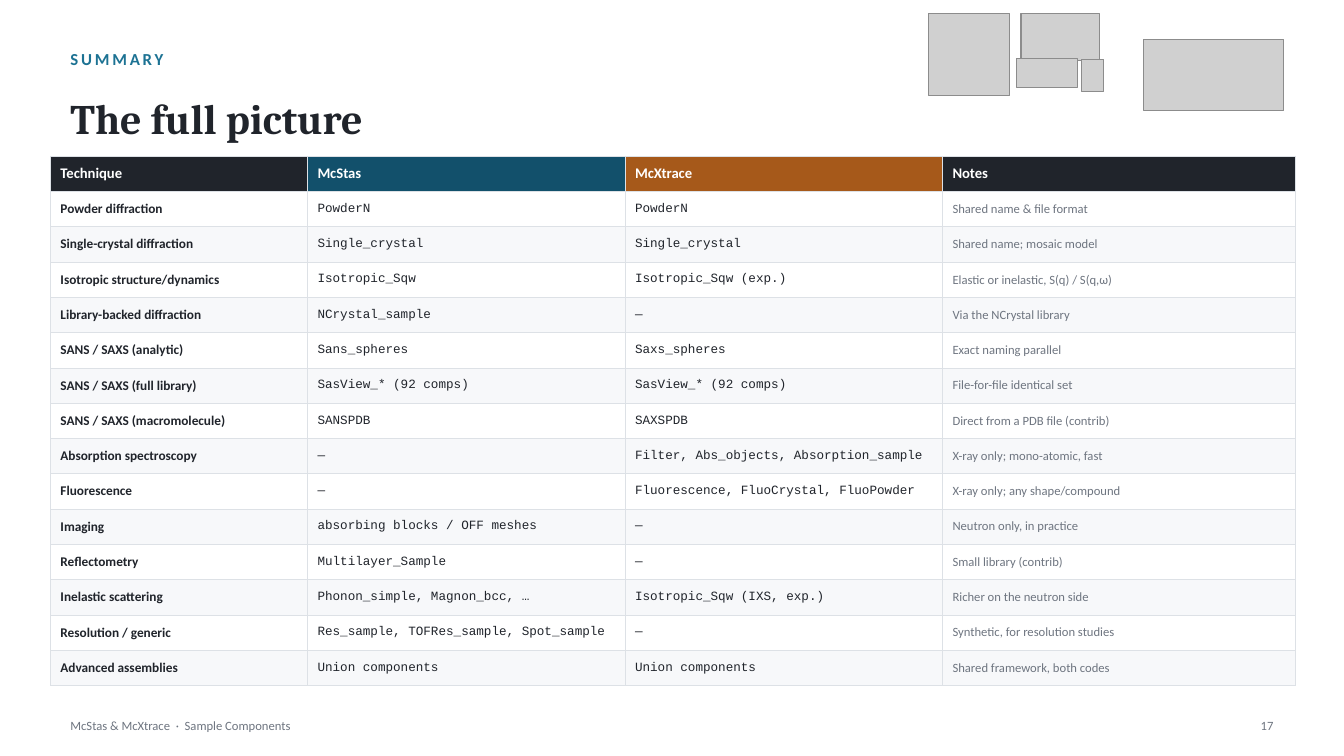
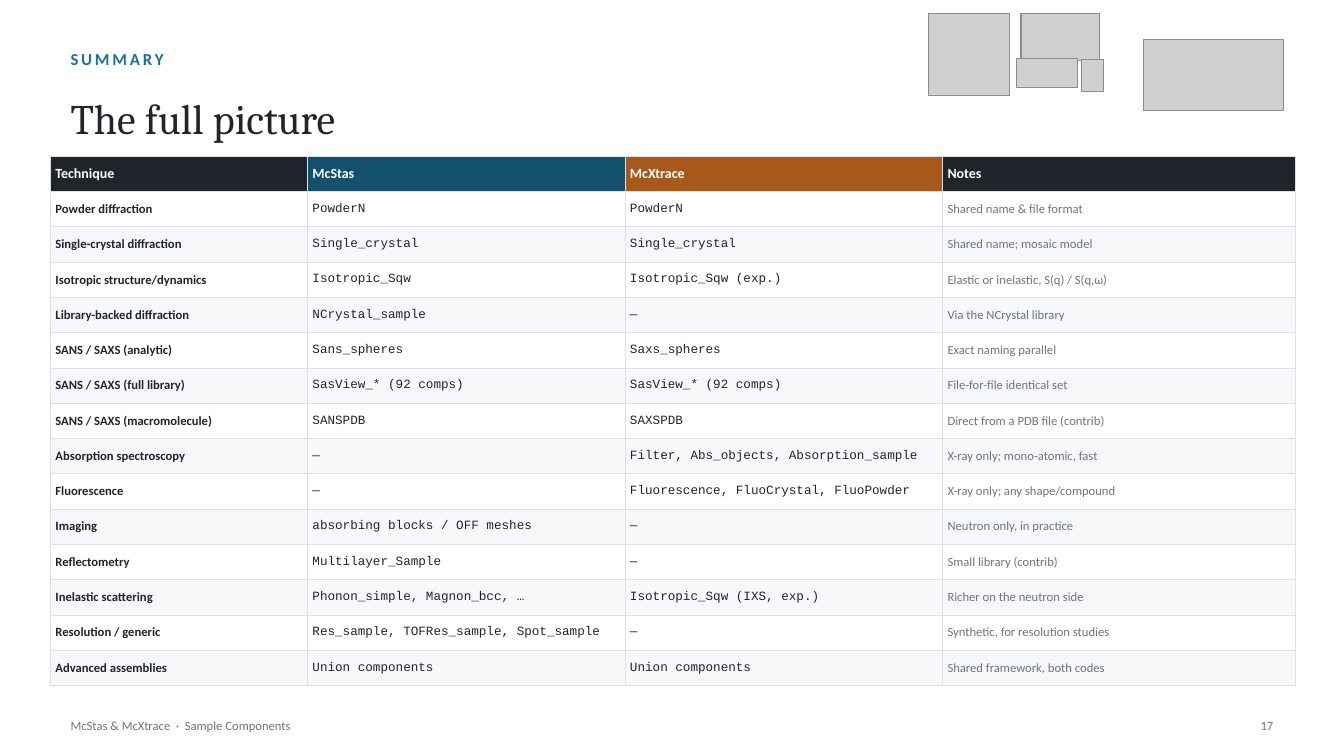
Before and after one commit to mccode-dev/PaNRAID, a slide deck: slide 18 of 23_September_Wednesday/McStas_McXtrace_Sample_Components.pptx (slide 17 before the commit). Drawn at 1344x756 pixels with LibreOffice and Linux fonts; fonts in the diff are those of the drawing; grey boxes stand for pictures. Boxes give left, top, right and bottom in pixels: in the first picture for what was removed or moved away, otherwise in the second. Text is boxed around its words. In the diff, an @@ line names an element or a change of style, - is before the commit and + after.

```diff
--- a/23_September_Wednesday/McStas_McXtrace_Sample_Components.pptx
+++ b/23_September_Wednesday/McStas_McXtrace_Sample_Components.pptx
@@ text "The full picture" at (71, 104, 335, 143): bold off @@
@@ table at (50, 156, 1296, 686) @@
@@ size 10.5 to 10 pt in "Technique", "McStas", "McXtrace", "Notes" @@
@@ size 9.5 to 9 pt in "Powder diffraction", "Single-crystal diffraction", "Isotropic structure/dynamics", "Library-backed diffraction" and 10 more places @@
```
Also in this commit, not shown: 17 other slides changed, 1 slide added, 1 other file.
